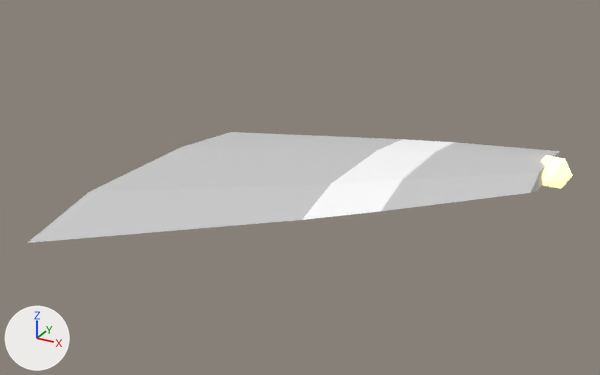
An edit to the OBJ model sdcard/apps/cosmozoom.app/models/wing_swept.obj, drawn before and after from the same camera.
Before and after are seen from a 50 mm lens placed at (1.404, -1.724, 0.985), pointed at (0.37, 0.156, 0.045). Lighting does not change. The marker at lower left points along +X, +Y and +Z. The first picture is the older version. Where no turn or scale is listed for an object, it has been applied to the vertices.

Names of what the first picture shows: 'wing_swept'.
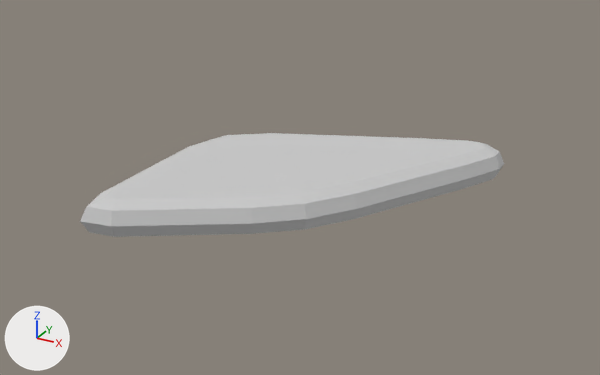
The edits, one by one:
me_wing_swept is used by ob_wing_swept; location (0.0, 0.0, 0.0).
me_wing_swept had 34 vertices, 60 faces and spanned x -0.12..1.025, y -0.4..0.78, z -0.05..0.098.
me_wing_swept now has 75 vertices, 146 faces and spans x -0.12..0.794, y -0.24..0.778, z -0.055..0.055.
me_wing_swept part 1: the loose piece of 26 vertices spanning x -0.12..0.95, y -0.4..0.78, z -0.05..0.08 is rebuilt with 75 vertices and now spans x -0.12..0.794, y -0.24..0.778, z -0.055..0.055, in mat_paint2 (light grey #cbcbcb).
me_wing_swept part 2: the loose piece of 8 vertices spanning x 0.915..1.025, y 0.512..0.688, z 0.002..0.098 is deleted.
me_wing_swept no longer uses material mat_white (white #ffffff).
me_wing_swept no longer uses material mat_yellow_glow (beige #fff5b8, glowing beige #fff5b8).

Pixel boxes [x1, y1, x2, y2] of what changed, in the pictures (600 x 375 px):
'wing_swept', reshaped (22% narrower, 6% shorter): before [28, 132, 573, 243]; after [80, 133, 504, 237]
part 1 of me_wing_swept, rebuilt (20% narrower, 6% shorter): before [28, 132, 561, 243]; after [80, 133, 504, 237]
part 2 of me_wing_swept, deleted (beige): before [541, 155, 573, 189]
